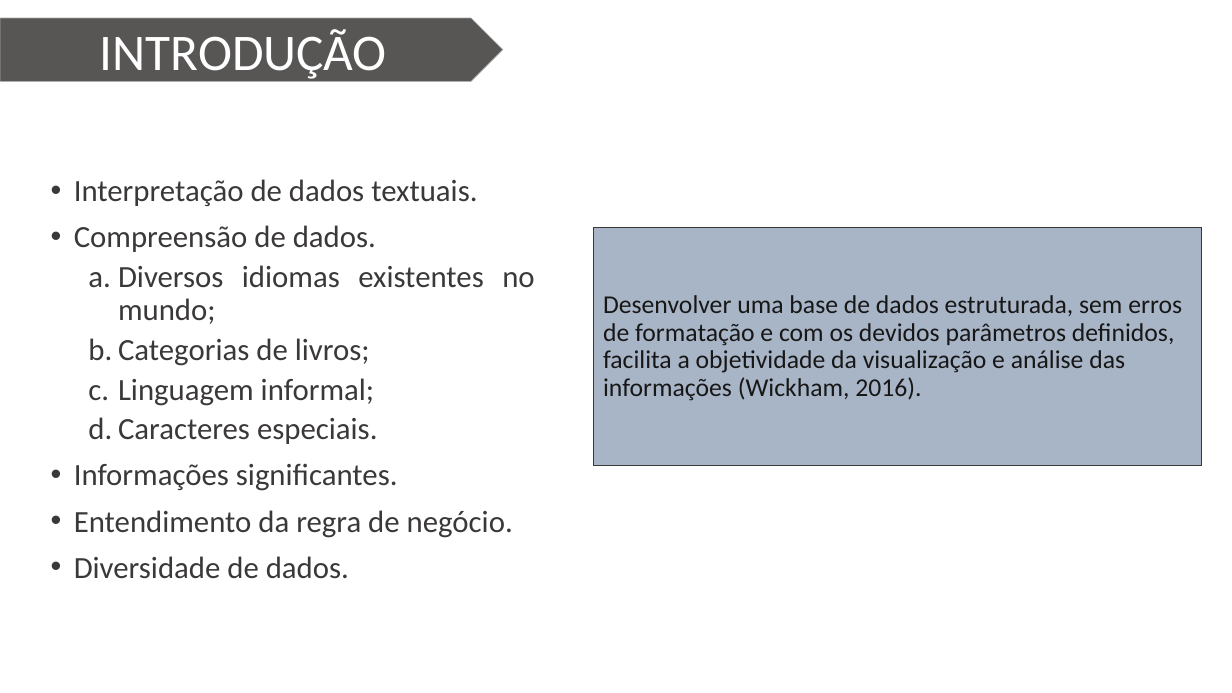
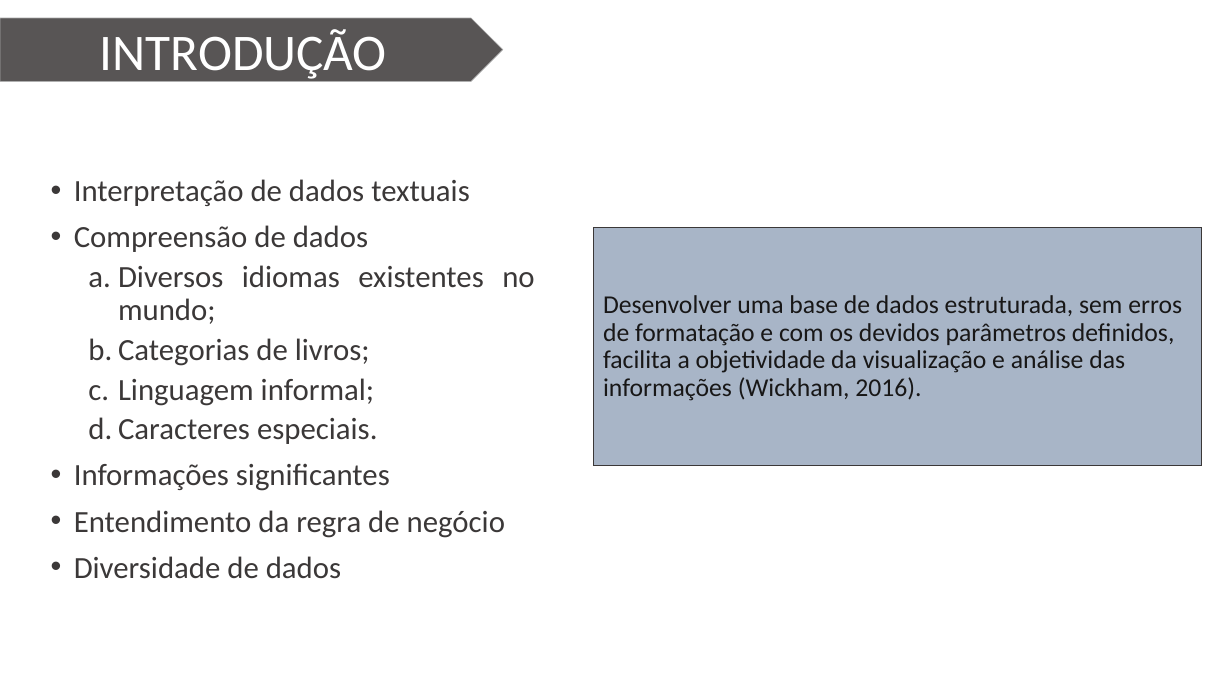
Before and after one commit to Wiryco/Natural-Language-Analysis-And-Processing, a slide deck: slide 2 of Apresentação/Apresentação TCC - Vinícius Andrade Lopes.pptx. Drawn at 1232x693 pixels with LibreOffice and Linux fonts; fonts in the diff are those of the drawing; background and template pictures are left out. Boxes give left, top, right and bottom in pixels: in the first picture for what was removed or moved away, otherwise in the second. Text is boxed around its words. In the diff, an @@ line names an element or a change of style, - is before the commit and + after.

```diff
--- a/Apresentação/Apresentação TCC - Vinícius Andrade Lopes.pptx
+++ b/Apresentação/Apresentação TCC - Vinícius Andrade Lopes.pptx
@@ text at [74,179,470,252]: text changed @@
-• Interpretação de dados textuais.
-• Compreensão de dados.
+• Interpretação de dados textuais
+• Compreensão de dados
@@ text at [74,463,505,579]: text changed @@
-• Informações significantes.
-• Entendimento da regra de negócio.
-• Diversidade de dados.
+• Informações significantes
+• Entendimento da regra de negócio
+• Diversidade de dados
```
Also in this commit, not shown: 11 other slides changed.
